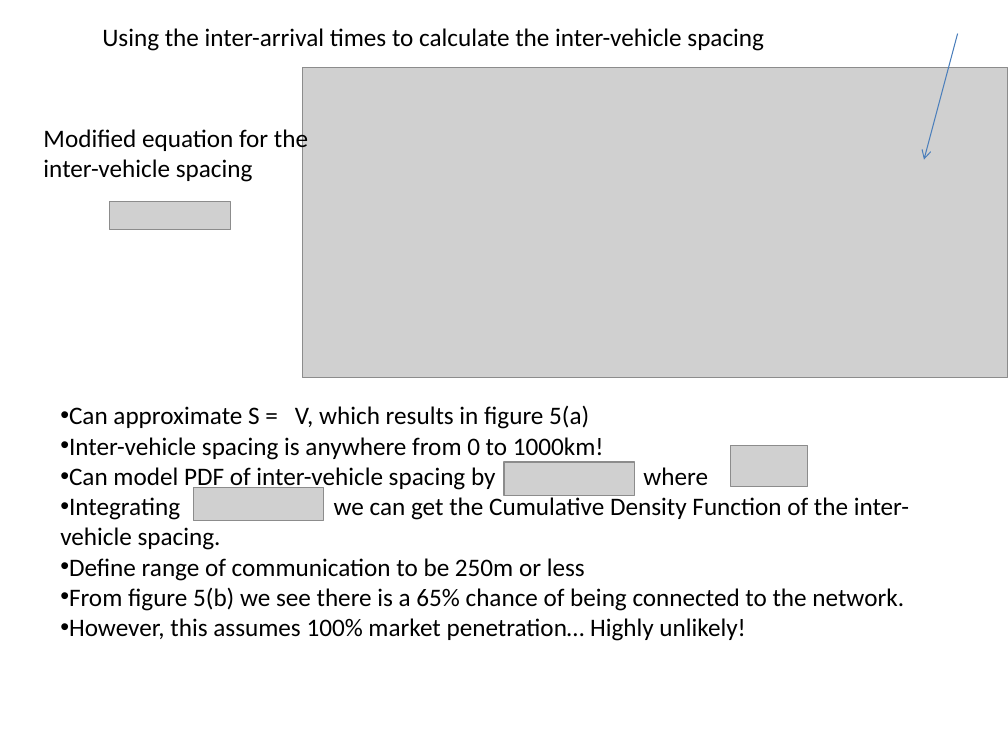
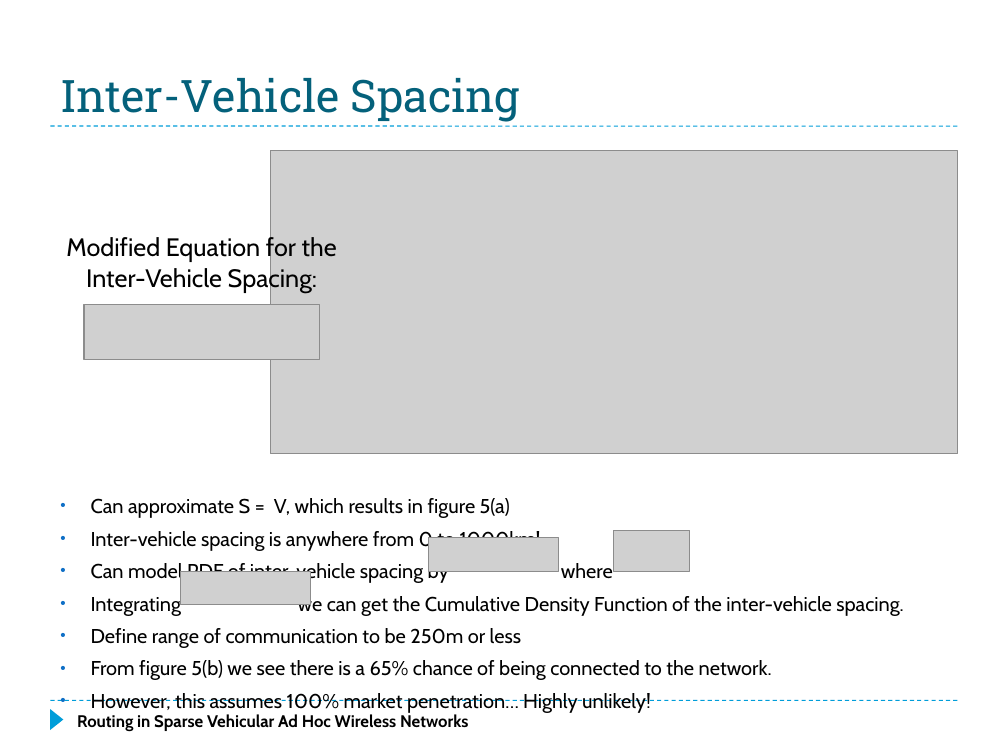
Before and after one commit to f33losopher/EEMaster_VANET, a slide deck: slide 9 of VANET_Felix.pptx (slide 8 before the commit). Drawn at 1008x756 pixels with LibreOffice and Linux fonts; fonts in the diff are those of the drawing; grey boxes stand for pictures; background and template pictures are left out. Boxes give left, top, right and bottom in pixels: in the first picture for what was removed or moved away, otherwise in the second. Text is boxed around its words. In the diff, an @@ line names an element or a change of style, - is before the commit and + after.

Commit message:
Mainly updates to PPT Paper up to analysis of disconnected networks with two directional traffic

```diff
--- a/VANET_Felix.pptx
+++ b/VANET_Felix.pptx
@@ text removed at box(102, 28, 764, 51) @@
-Using the inter-arrival times to calculate the inter-vehicle spacing
@@ arrow removed from (958, 33) to (924, 159) @@
@@ title added at box(60, 78, 520, 122), 32 pt, text #04617B @@
+Inter-Vehicle Spacing
@@ line added from (50, 126) to (958, 126), #009DD9 0.75 pt dashed @@
@@ picture: place and size @@
-picture at box(302, 68, 1008, 378)
+picture at box(270, 151, 958, 454)
@@ text at box(66, 236, 337, 293): text changed; font Calibri to Cabin @@
-Modified equation for the inter-vehicle spacing
+Modified Equation for the Inter-Vehicle Spacing:
@@ picture: place and size @@
-picture at box(109, 202, 231, 230)
+picture at box(84, 304, 319, 359)
@@ text "Can approximate S = V, ...": place and size @@
-text "Can approximate S = V, ..." at box(60, 406, 909, 641)
+text "Can approximate S = V, ..." at box(91, 498, 772, 713)
@@ text "Can approximate S = V, ..." at box(91, 498, 772, 713): size 18 to 14.3 pt, font Calibri to Cabin; indent changed; more space between paragraphs @@
@@ picture: place and size @@
-picture at box(504, 462, 634, 495)
+picture at box(428, 537, 558, 571)
@@ picture: place and size @@
-picture at box(731, 446, 807, 487)
+picture at box(613, 530, 689, 572)
@@ picture: place and size @@
-picture at box(194, 487, 324, 520)
+picture at box(180, 572, 310, 605)
@@ line added from (50, 701) to (958, 701), #009DD9 0.75 pt dashed @@
@@ triangle added at box(50, 709, 64, 730), fill #009DD9 @@
@@ text added at box(77, 714, 469, 731), 12 pt, text #000000, bold @@
+Routing in Sparse Vehicular Ad Hoc Wireless Networks
```
Also in this commit, not shown: 20 other slides changed, 3 slides added, 2 slides removed, 2 other files.
